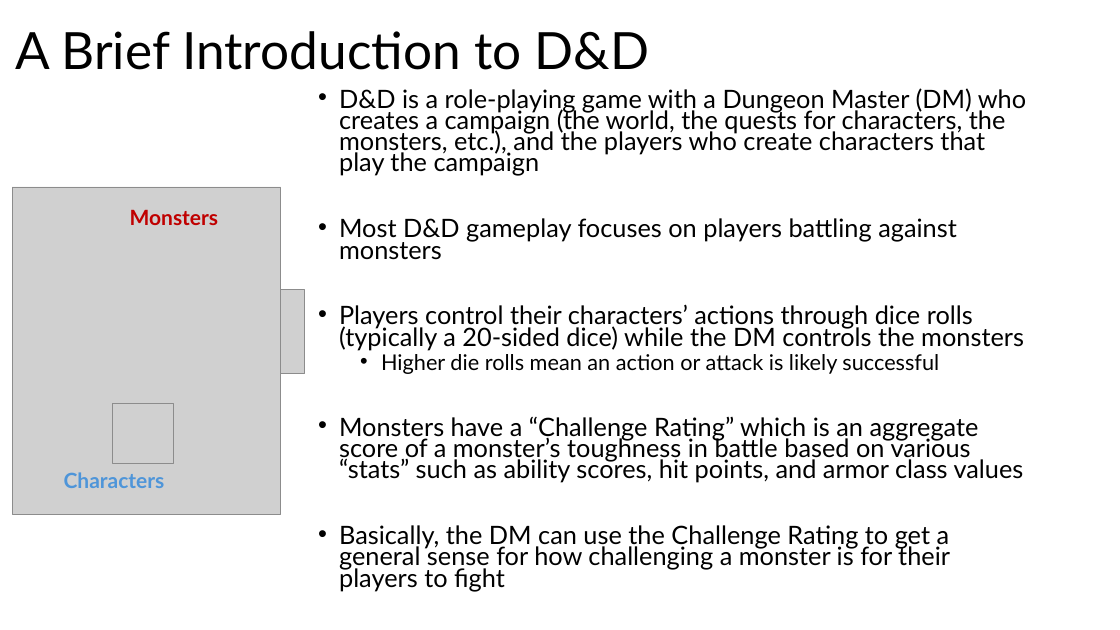
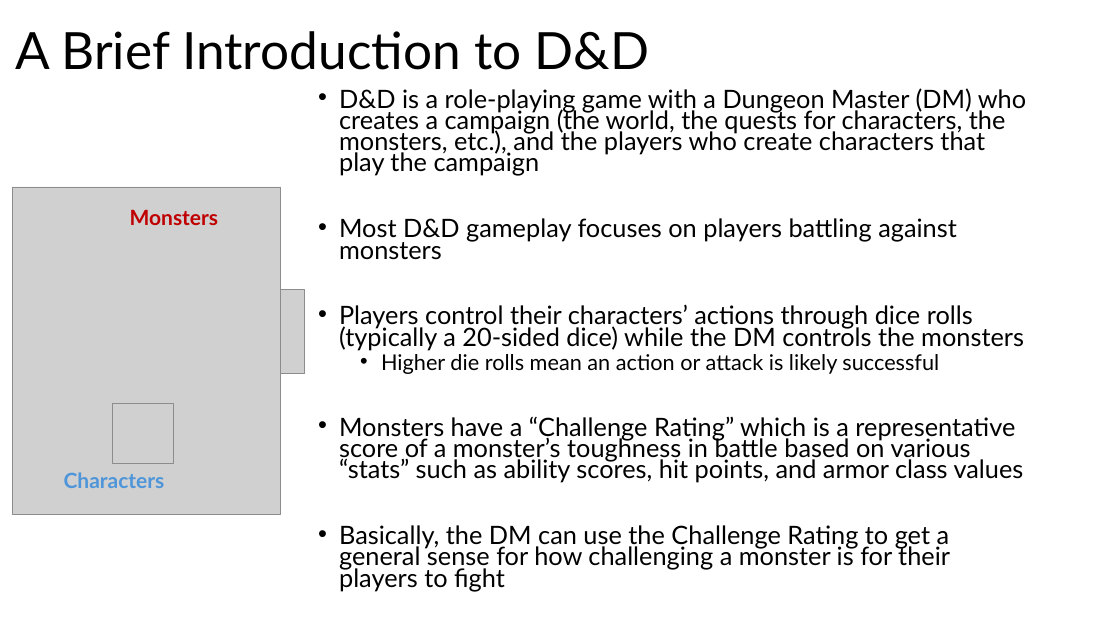
Before and after one commit to odelmas-sci/824-final, a slide deck: slide 2 of Monsters of Dungeons and Dragons.pptx. Drawn at 1120x630 pixels with LibreOffice and Linux fonts; fonts in the diff are those of the drawing; grey boxes stand for pictures; background and template pictures are left out. Boxes give left, top, right and bottom in pixels: in the first picture for what was removed or moved away, otherwise in the second. Text is boxed around its words. In the diff, an @@ line names an element or a change of style, - is before the commit and + after.

```diff
--- a/Monsters of Dungeons and Dragons.pptx
+++ b/Monsters of Dungeons and Dragons.pptx
@@ text at bbox=[339, 417, 1024, 483]: text changed @@
-• Monsters have a “Challenge Rating” which is an aggregate score of a monster’s toughness in battle based on various “stats” such as ability scores, hit points, and armor class values
+• Monsters have a “Challenge Rating” which is a representative score of a monster’s toughness in battle based on various “stats” such as ability scores, hit points, and armor class values
```
Also in this commit, not shown: 10 other slides changed, 6 slides added, 2 slides removed, 1 other file.
